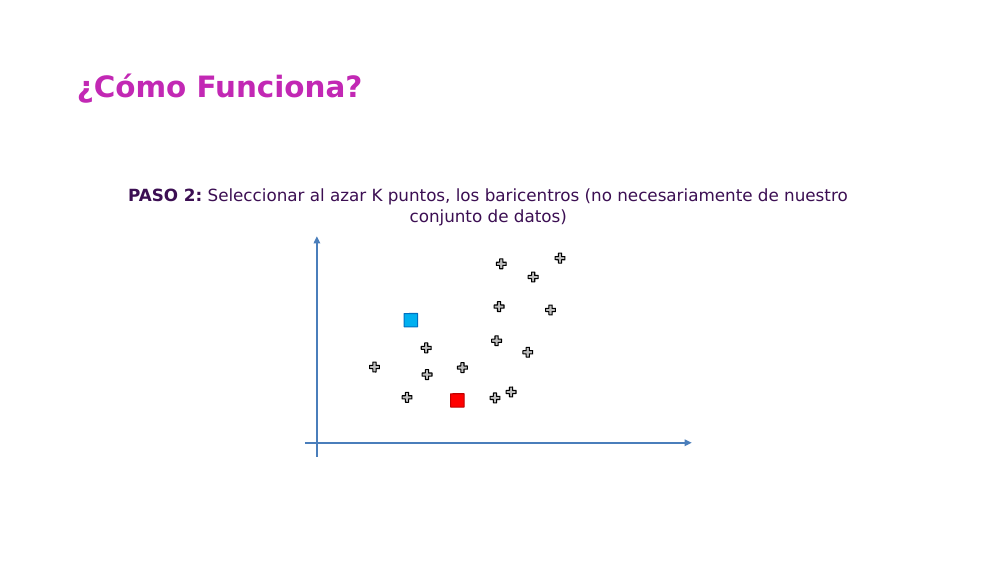
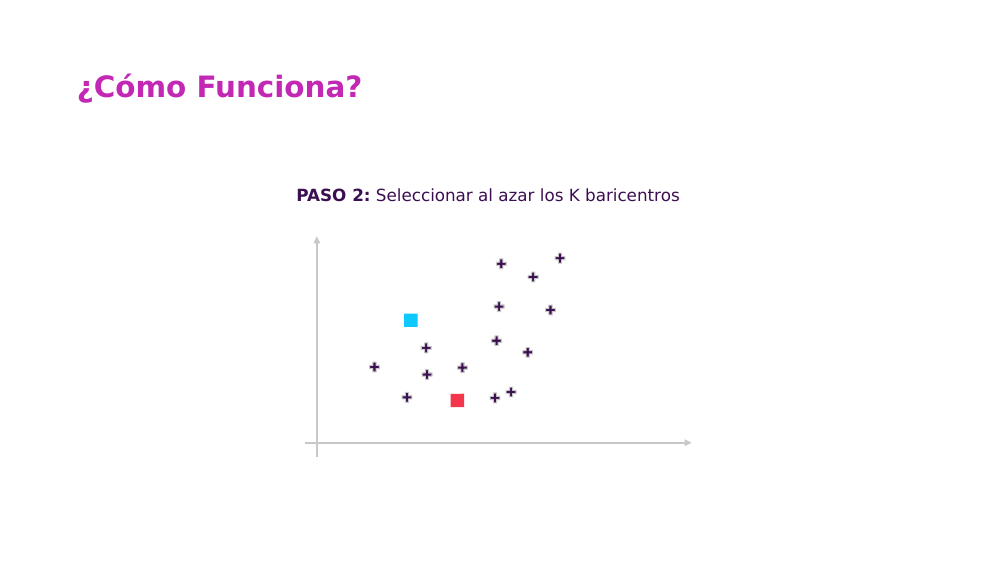
Before and after one commit to csameshiman/Axity_Curso_ML_2023, a slide deck: slide 11 of Diapositivas/Parte 04.Clustering/04_01_K-Means_Clustering.pptx (slide 12 before the commit). Drawn at 1008x567 pixels with LibreOffice and Linux fonts; fonts in the diff are those of the drawing; background and template pictures are left out. Boxes give left, top, right and bottom in pixels: in the first picture for what was removed or moved away, otherwise in the second. Text is boxed around its words. In the diff, an @@ line names an element or a change of style, - is before the commit and + after.

```diff
--- a/Diapositivas/Parte 04.Clustering/04_01_K-Means_Clustering.pptx
+++ b/Diapositivas/Parte 04.Clustering/04_01_K-Means_Clustering.pptx
@@ text at (296,188,680,202): text changed @@
-PASO 2: Seleccionar al azar K puntos, los baricentros (no necesariamente de nuestro conjunto de datos)
+PASO 2: Seleccionar al azar los K baricentros
@@ arrow (317, 457) - (317, 237): stroke #4A7EBB 2.25 pt to #C8C9C7 2.25 pt @@
@@ fill #BFBFBF to #3C1053; outline #000000 1 pt to #C8C9C7 1 pt in 14 elements at (544,304,557,316), (368,360,381,373), (400,391,413,403), (420,341,433,354), (493,300,506,313), (527,270,540,283), (490,335,503,347), (505,385,518,398), (421,368,434,381), (554,251,567,264), (456,361,469,374), (489,391,502,404), (521,346,534,359), (495,257,508,270) @@
@@ diamond at (398,307,424,334): fill #00B0F0 to #0DC9FD; outline #0070C0 1 pt to none @@
@@ diamond at (444,387,470,414): fill #FF0000 to #F4364C; outline #C00000 1 pt to none @@
@@ arrow (305, 443) - (692, 443): stroke #4A7EBB 2.25 pt to #C8C9C7 2.25 pt @@
```
Also in this commit, not shown: 24 other slides changed, 13 slides removed.
